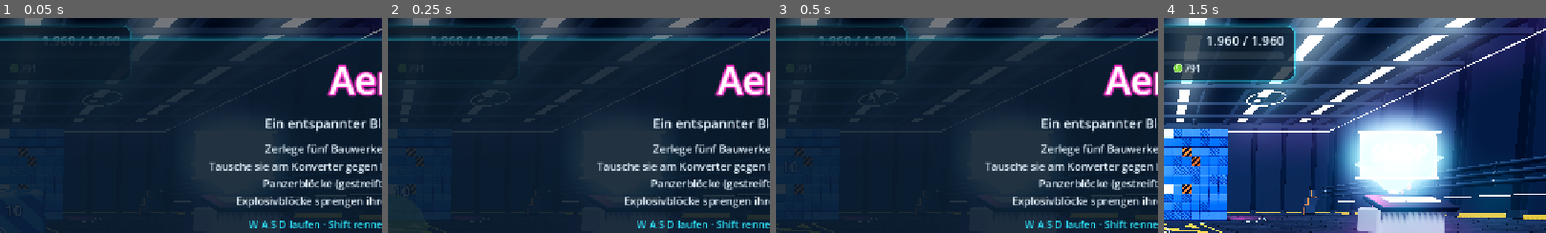
Above: before the commit, frames 1-4 (left to right).
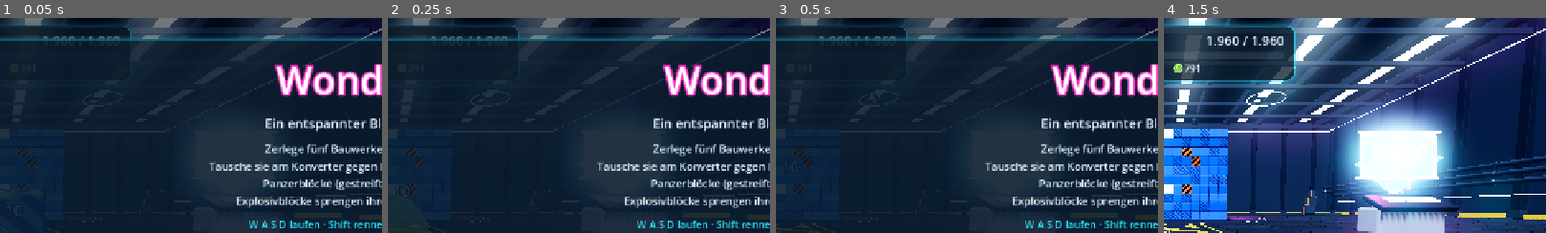
Above: after the commit, the same moments.

Repository: balckemarkus-ctrl/Aerolicious
Game: Godot game, scene res://main.tscn
Two runs of this game, one before a commit and one after it. Both use one fixed random seed, a clock stepped at 60 frames per second and the inputs below.
Inputs:
- Up to frame 1 (0.05 s): no input
- Up to frame 2 (0.25 s): no input
- Up to frame 3 (0.5 s): no input
- Up to frame 4 (1.5 s): click "1 · Würfel" at 0.5 s; click "Weiter spielen" at 1.25 s
The pictures show only the part of the screen within x 50-100%, y 0-50%; the shares and areas given below are measured in that part.

The runs differ from the first frame. In frame 1, 3.1% of the frame differs, in the area x 72-100%, y 21-37%; in frame 2, 3.1%; in frame 3, 3.1%; in frame 4, nothing differs.

Commit message:
Rename the game to Wonder Wreckers
Project and app name, Android package (de.balcke.wonderwreckers), menu
title, hall neon sign and splash screen. 'Aero-Nova' becomes
'Super-Nova', 'Aero-Drohne' becomes 'Helfer-Drohne'.

Co-Authored-By: Claude Opus 5.5 <noreply@anthropic.com>

Diff:
--- a/godot/project.godot
+++ b/godot/project.godot
@@ -4,7 +4,7 @@
 
 [application]
 
-config/name="Aero Shards"
+config/name="Wonder Wreckers"
 run/main_scene="res://main.tscn"
 config/quit_on_go_back=false
 config/icon="res://assets/branding/icon.png"
--- a/godot/scripts/config.gd
+++ b/godot/scripts/config.gd
@@ -38,7 +38,7 @@
 	{ "id": "bubble", "name": "Blase",         "color": Color("5fd4ff"), "unlock": "" },
 	{ "id": "fizz",   "name": "Fizz-Granate",  "color": Color("9dff5c"), "unlock": "fizz" },
 	{ "id": "beam",   "name": "Prisma-Strahl", "color": Color("ff7ad9"), "unlock": "beam" },
-	{ "id": "nova",   "name": "Aero-Nova",     "color": Color("ffc94a"), "unlock": "nova" },
+	{ "id": "nova",   "name": "Super-Nova",     "color": Color("ffc94a"), "unlock": "nova" },
 ]
 
 const TABS := ["Waffe", "Sammeln", "Drohnen"]
@@ -56,7 +56,7 @@
 	{ "id": "fizzPower", "tab": 0, "icon": "🟢", "name": "Fizz-Ladung",         "desc": "+15 % Schaden und Radius der Fizz-Granate", "base": 800,    "growth": 1.25, "max": 30, "needs": "fizz" },
 	{ "id": "beam",      "tab": 0, "icon": "🌈", "name": "Prisma-Strahl",       "desc": "Neue Munition: durchdringender Strahl [3]", "base": 6000,   "growth": 1.0,  "max": 1 },
 	{ "id": "beamPower", "tab": 0, "icon": "🔷", "name": "Prisma-Fokus",        "desc": "+15 % Strahlschaden, trifft tiefer",        "base": 9000,   "growth": 1.25, "max": 30, "needs": "beam" },
-	{ "id": "nova",      "tab": 0, "icon": "☀️", "name": "Aero-Nova",           "desc": "Neue Munition: riesige Explosion [4]",      "base": 60000,  "growth": 1.0,  "max": 1 },
+	{ "id": "nova",      "tab": 0, "icon": "☀️", "name": "Super-Nova",           "desc": "Neue Munition: riesige Explosion [4]",      "base": 60000,  "growth": 1.0,  "max": 1 },
 	{ "id": "novaCool",  "tab": 0, "icon": "⏱️", "name": "Nova-Ladezeit",       "desc": "−5 % Ladezeit und +10 % Schaden der Nova",  "base": 90000,  "growth": 1.3,  "max": 20, "needs": "nova" },
 	# Sammeln
 	{ "id": "value",     "tab": 1, "icon": "💎", "name": "Splitter-Wert",       "desc": "+10 % Perlen je Stufe, ×2 alle 25 Stufen",  "base": 20,     "growth": 1.18, "max": 150 },
@@ -69,7 +69,7 @@
 	{ "id": "goldRush",  "tab": 1, "icon": "✨", "name": "Goldrausch",          "desc": "+25 % Perlen aus Goldblöcken",              "base": 300,    "growth": 1.3,  "max": 25 },
 	{ "id": "autoRecycle","tab": 1, "icon": "📡", "name": "Fern-Konverter",     "desc": "Splitter werden sofort in Perlen getauscht", "base": 150000, "growth": 1.0, "max": 1 },
 	# Drohnen
-	{ "id": "drones",    "tab": 2, "icon": "🛸", "name": "Aero-Drohne",         "desc": "Eine weitere Helfer-Drohne",                "base": 1500,   "growth": 2.4,  "max": 12 },
+	{ "id": "drones",    "tab": 2, "icon": "🛸", "name": "Helfer-Drohne",         "desc": "Eine weitere Helfer-Drohne",                "base": 1500,   "growth": 2.4,  "max": 12 },
 	{ "id": "droneDamage","tab": 2, "icon": "🔫", "name": "Drohnen-Laser",      "desc": "+30 % Drohnenschaden, ×2 alle 25 Stufen",   "base": 2000,   "growth": 1.2,  "max": 100, "needs": "drones" },
 	{ "id": "droneSpeed","tab": 2, "icon": "🔋", "name": "Drohnen-Turbo",       "desc": "+8 % Feuertempo der Drohnen",               "base": 2500,   "growth": 1.28, "max": 30, "needs": "drones" },
 ]
--- a/godot/scripts/hud.gd
+++ b/godot/scripts/hud.gd
@@ -325,7 +325,7 @@
 func _build_menu() -> void:
 	menu = _overlay()
 	var box := _centered_panel(menu)
-	box.add_child(_title("Aero Shards"))
+	box.add_child(_title("Wonder Wreckers"))
 	var sub := label("Ein entspannter Block-Breaker auf einer sonnigen Insel.", 22)
 	sub.horizontal_alignment = HORIZONTAL_ALIGNMENT_CENTER
 	box.add_child(sub)
@@ -442,7 +442,7 @@
 	panel.add_child(v)
 	var head := HBoxContainer.new()
 	head.add_theme_constant_override("separation", 20)
-	var t := label("Aero-Shop", 38, NEON)
+	var t := label("Shop", 38, NEON)
 	t.size_flags_horizontal = Control.SIZE_EXPAND_FILL
 	head.add_child(t)
 	head.add_child(Ball.new(PEARL, 28))
Binary file changed: godot/assets/branding/icon.png
Binary file changed: godot/assets/branding/splash.png
Binary file changed: godot/assets/models/hall.glb
Not shown, changed: godot/export_presets.cfg
Not shown, changed: README.md
Not shown, changed: blender/branding.py
Not shown, changed: blender/hall.py
Not shown, changed: docs/PLAN_GODOT.md
